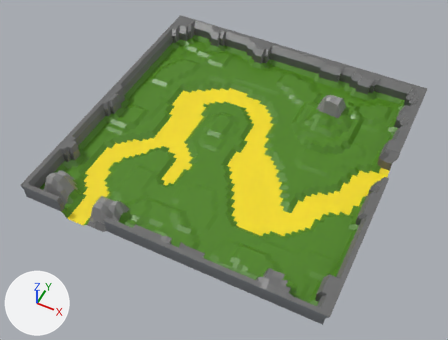
Renders of the FBX model Assets/[2]_ART/Model3D/Map/SteppeMap.fbx from each side of a commit.
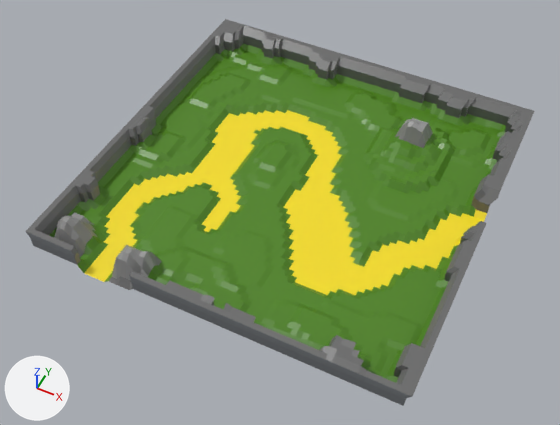
The first picture shows the older version from a camera (50 mm lens) standing at (267.0, -575.0, 661.0) and looking at (-3.0, -35.0, -13.0). The close-ups show both versions on the part from 0% to 100% of the width and 0% to 100% of the height of that picture; other places that the commit changed are outside them. The axes (+X, +Y, +Z) are drawn at lower left. The lights are the same throughout. Where no turn or scale is listed for an object, it has been applied to the vertices.

The first close-up shows 'Terraine'.
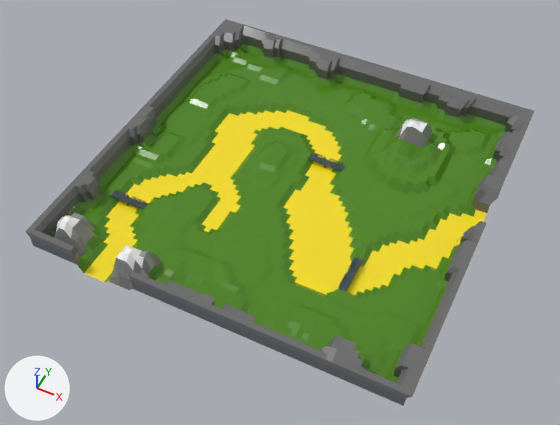
The newer file is also turned or shifted as a whole; pictures and numbers use the older file's frame.

Where the change shows, as pixel boxes [x1, y1, x2, y2] in the close-ups (560 x 425 px; the box of a moved part takes in the faces that stretch with it):
'Terraine', surface changed, reshaped
    both: [25, 19, 534, 406]
'Bridg3', added
    after: [338, 257, 363, 291]
'Bridg2', added
    after: [110, 190, 148, 210]
'Bridg', added
    after: [308, 153, 345, 171]
part 1 of me_plane_001, moved or reshaped
    both: [320, 247, 374, 301]
part 2 of me_plane_001, moved or reshaped
    both: [91, 181, 157, 215]
part 3 of me_plane_001, surface changed (grey to white)
    both: [56, 119, 427, 270]

Edits to the bpy script that builds the scene:
```text
Change mat_material:
    mat_material.roughness: 0.4 -> 0.203
Change me_plane_001:
    where me_plane_001.from_pydata(...)  # 5561 vertices, 5428 faces; spans x -219.0..220.0, y -214.0..225.0, z -5.0..42.0
    me_plane_001 part 1
    add for i in [765, 2140, 2152]: me_plane_001.vertices[i].co += Vector((-2.0, 0.0, 0.0))
    me_plane_001.vertices[766].co: (97.0, -117.0, -5.0) -> (96.0, -120.0, -5.0)  # pixel (330, 290) -> pixel (327, 292)
    me_plane_001.vertices[1332].co: (110.0, -58.0, 0.0) -> (114.0, -67.0, 0.0)  # pixel (363, 253) -> pixel (363, 260)
    me_plane_001.vertices[1333].co: (104.0, -58.0, 0.0) -> (105.0, -67.0, 0.0)  # pixel (357, 251) -> pixel (355, 257)
    me_plane_001.vertices[2117].co: (104.0, -71.0, -5.0) -> (104.0, -73.0, -4.0)  # pixel (352, 262) -> pixel (352, 263)
    me_plane_001.vertices[2118].co: (104.0, -65.0, -5.0) -> (101.0, -71.0, -4.0)  # pixel (355, 258) -> pixel (351, 260)
    me_plane_001.vertices[2122].co: (110.0, -71.0, -5.0) -> (110.0, -73.0, -4.0)  # pixel (358, 264) -> not seen
    me_plane_001.vertices[2123].co: (110.0, -65.0, 0.0) -> (114.0, -70.0, -2.0)  # pixel (361, 257) -> pixel (362, 263)
    me_plane_001.vertices[2127].co: (117.0, -71.0, -5.0) -> (116.0, -72.0, -5.0)  # pixel (363, 266)
    me_plane_001.vertices[2128].co: (117.0, -65.0, -5.0) -> (117.0, -67.0, -5.0)  # pixel (366, 262) -> pixel (365, 263)
    me_plane_001.vertices[2141].co: (104.0, -117.0, -5.0) -> (100.0, -117.0, -5.0)  # pixel (336, 293) -> pixel (332, 291)
    me_plane_001.vertices[2142].co: (104.0, -110.0, -5.0) -> (102.0, -114.0, -5.0)  # pixel (338, 288) -> pixel (335, 290)
    me_plane_001.vertices[2146].co: (110.0, -117.0, 0.0) -> (105.0, -114.0, 0.0)  # pixel (341, 292) -> pixel (338, 288)
    me_plane_001.vertices[2147].co: (110.0, -110.0, -5.0) -> (105.0, -110.0, -5.0)  # pixel (344, 290) -> not seen
    me_plane_001.vertices[2151].co: (117.0, -117.0, 0.0) -> (114.0, -114.0, 0.0)  # pixel (347, 294) -> pixel (346, 291)
    me_plane_001 part 2
    add for i in [4152, 4154, 4155, 4156]: me_plane_001.vertices[i].co += Vector((-4.0, 0.0, 0.0))
    me_plane_001.vertices[437].co: (-136.0, -110.0, 0.0) -> (-136.0, -112.0, 0.0)  # pixel (146, 209) -> pixel (145, 210)
    me_plane_001.vertices[438].co: (-136.0, -104.0, 0.0) -> (-136.0, -103.0, 0.0)  # pixel (149, 206) -> pixel (150, 205)
    me_plane_001.vertices[925].co: (-188.0, -97.0, 0.0) -> (-191.0, -97.0, 0.0)  # pixel (115, 187) -> pixel (113, 187)
    me_plane_001.vertices[926].co: (-195.0, -97.0, 0.0) -> (-197.0, -97.0, 0.0)  # pixel (110, 186) -> pixel (108, 185)
    me_plane_001.vertices[3912].co: (-143.0, -110.0, 0.0) -> (-143.0, -112.0, 0.0)  # pixel (141, 207) -> pixel (141, 208)
    me_plane_001.vertices[3913].co: (-143.0, -104.0, 0.0) -> (-143.0, -103.0, 0.0)  # pixel (144, 204) -> pixel (145, 203)
    me_plane_001.vertices[4153].co: (-195.0, -104.0, 0.0) -> (-197.0, -104.0, 0.0)  # pixel (107, 189) -> pixel (105, 188)
    me_plane_001.vertices[4157].co: (-188.0, -110.0, 0.0) -> (-195.0, -113.0, 0.0)  # pixel (108, 195) -> pixel (102, 194)
    me_plane_001.vertices[4158].co: (-188.0, -104.0, 0.0) -> (-193.0, -104.0, 0.0)  # pixel (112, 191) -> pixel (108, 190)
    me_plane_001 part 3: texture (UV) coordinates of 33 of 5428 faces, centred in x -191.0..113.0, y -198.0..133.0, z -4.0..39.0, changed; they spanned u 0.68..0.96, v 0.83..0.96 and now span u 0.07..0.93, v 0.84..0.96
Add ob_bridg:
    ob_bridg = bpy.data.objects.new('Bridg', me_plane)  # 752 vertices, 816 faces; spans x -7.1..39.5, y 47.3..56.2, z -0.1..10.1; in mat_material (picture img_palet_png)
    ob_bridg.location = (0.0, 0.0, -5.4)
Add ob_bridg3:
    ob_bridg3 = bpy.data.objects.new('Bridg3', me_plane_003)  # 752 vertices, 816 faces; spans x 104.9..113.9, y -113.8..-67.2, z -0.1..10.1; in mat_material (picture img_palet_png)
    ob_bridg3.location = (0.0, 0.0, -5.4)
Add ob_bridg2:
    ob_bridg2 = bpy.data.objects.new('Bridg2', me_plane_002)  # 752 vertices, 816 faces; spans x -185.8..-139.2, y -111.8..-102.9, z -0.1..10.1; in mat_material (picture img_palet_png)
    ob_bridg2.location = (0.0, 0.0, -5.4)
```
